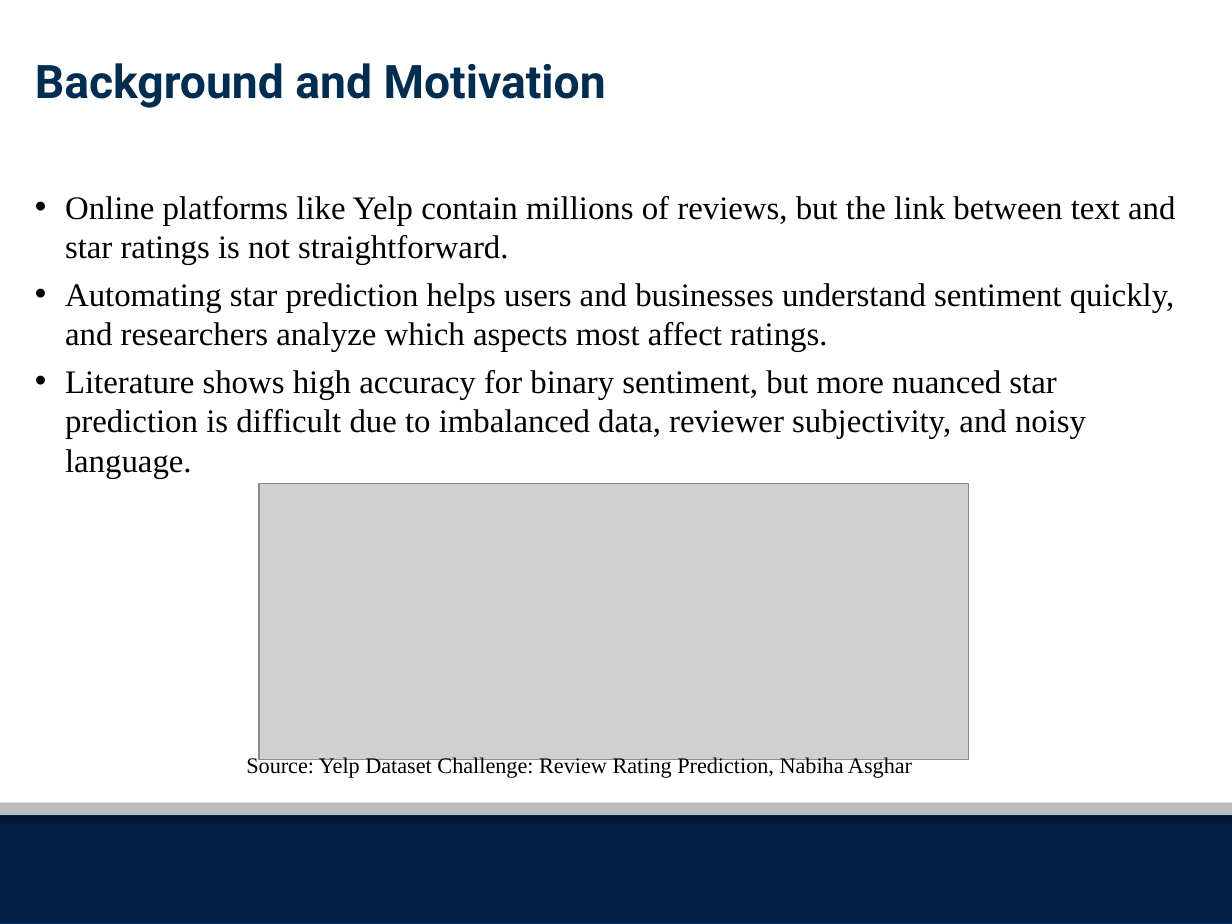
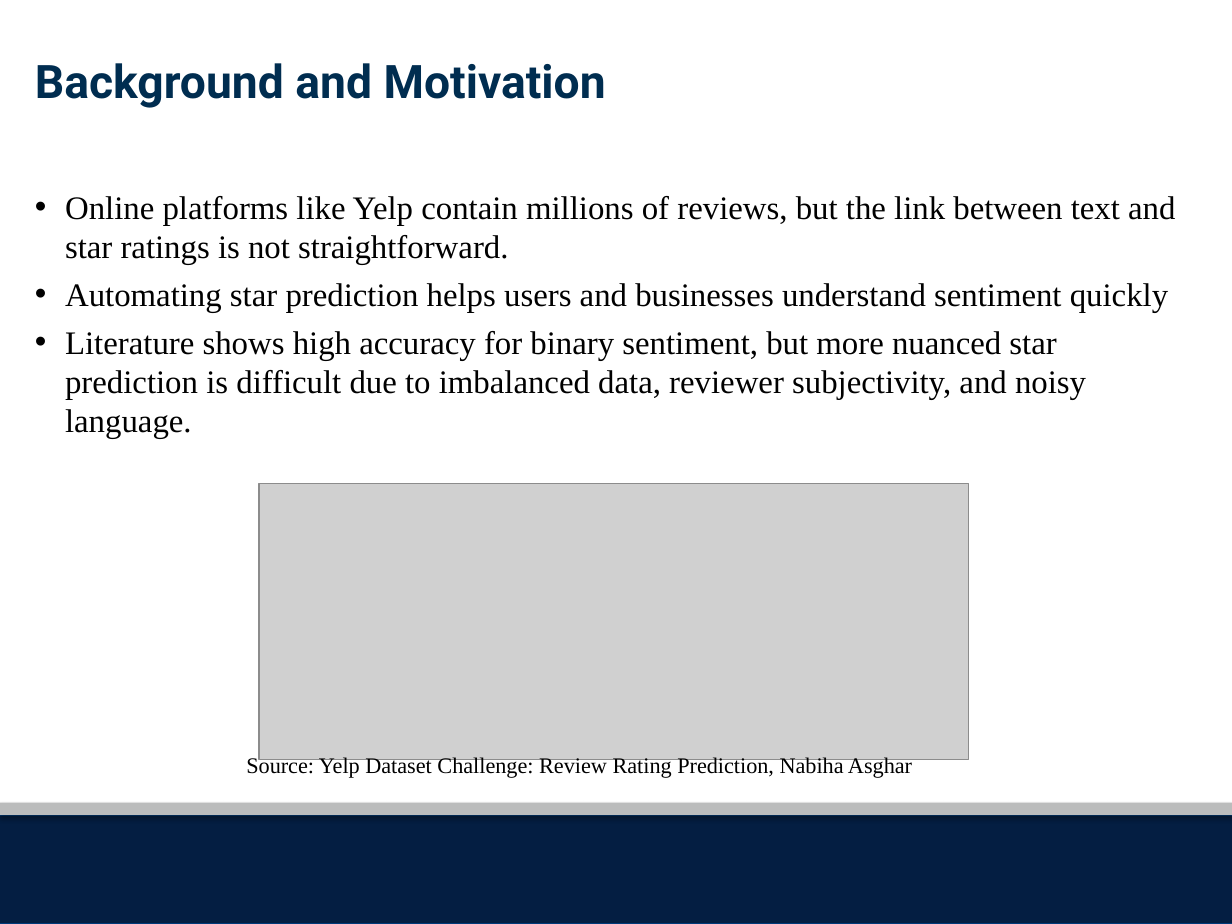
Before and after one commit to julia-sober/COSC-5540-Yelp-Review-Sentiment-Analysis, a slide deck: slide 3 of Phase1-Literature-Review/Presentation/Yelp Literature Review_Final_Draft.pptx (slide 2 before the commit). Drawn at 1232x924 pixels with LibreOffice and Linux fonts; fonts in the diff are those of the drawing; grey boxes stand for pictures; background and template pictures are left out. Boxes give left, top, right and bottom in pixels: in the first picture for what was removed or moved away, otherwise in the second. Text is boxed around its words. In the diff, an @@ line names an element or a change of style, - is before the commit and + after.

```diff
--- a/Phase1-Literature-Review/Presentation/Yelp Literature Review_Final_Draft.pptx
+++ b/Phase1-Literature-Review/Presentation/Yelp Literature Review_Final_Draft.pptx
@@ text at (x1=65, y1=283, x2=1168, y2=312): text changed @@
-• Automating star prediction helps users and businesses understand sentiment quickly, and researchers analyze which aspects most affect ratings.
+• Automating star prediction helps users and businesses understand sentiment quickly
```
Also in this commit, not shown: 3 other slides changed, 1 slide added, 1 slide removed.
